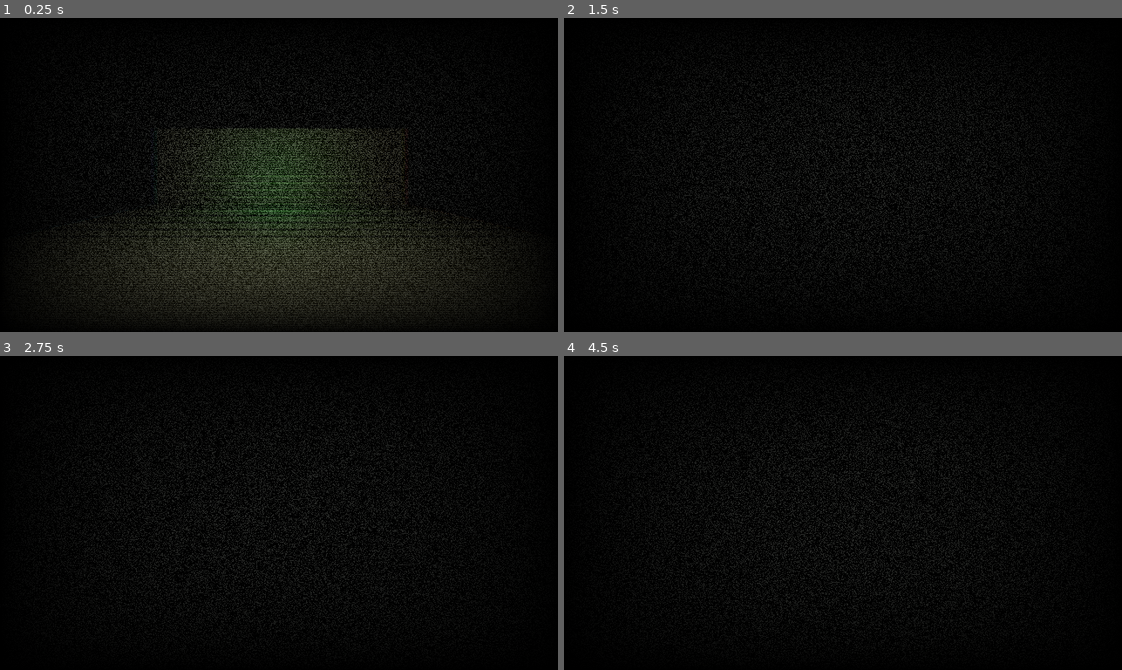
Above: before the commit, frames 1-4 (two rows, left to right).
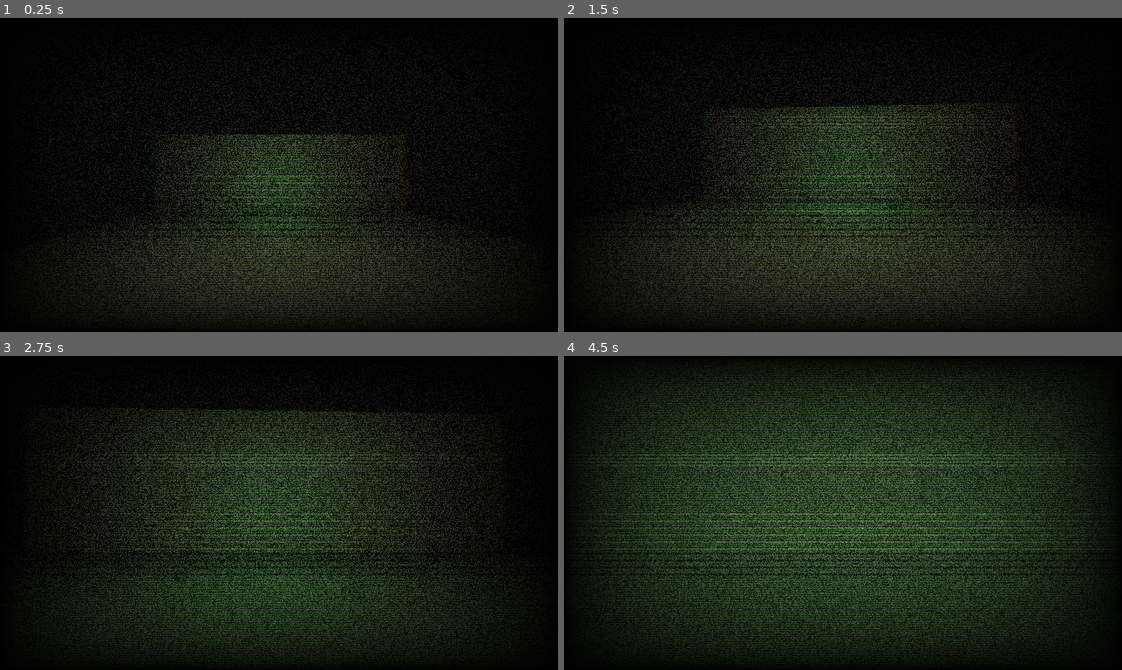
Above: after the commit, the same moments.

Repository: TVCodelab/mindlog-alpha-project
Game: Godot game, scene res://scenes/Main.tscn
Same seed, same stepped clock (60 frames per second), same inputs: the game is played once before the commit and once after it.
Inputs (mouse positions are in pixels of both pictures, inside the frame that each line leads up to):
- Up to frame 1 (0.25 s): no input
- Up to frame 2 (1.5 s): move the mouse to (870, 175) at 0.52 s; hold Tab (crouch) 0.53-1.28 s; hold W (move_forward) from 0.53 s (still down); move the mouse to (815, 175) at 1.27 s; tap E (interact) at 1.35 s
- Up to frame 3 (2.75 s): keep holding W (move_forward); move the mouse to (290, 506) at 2.02 s; hold F (uv_toggle) from 2.03 s (still down)
- Up to frame 4 (4.5 s): keep holding W (move_forward); move the mouse to (837, 519) at 2.77 s; release F (uv_toggle) at 2.78 s; tap Tab (crouch) at 2.85 s; move the mouse to (887, 516) at 3.52 s; hold E (interact) 3.53-4.28 s; move the mouse to (798, 509) at 4.27 s; tap F (uv_toggle) at 4.35 s

The runs differ from the first frame. In frame 1, 0.4% of the frame differs, in the area x 30-71%, y 35-63%; in frame 2, 24%; in frame 3, 30%; in frame 4, 55%, in the area x 3-98%, y 3-97%.

Commit message:
Add collision to floor and walls so player doesn't fall
Floor, WallBack, WallFront converted from MeshInstance3D to StaticBody3D
with matching BoxShape3D colliders. Also added invisible WallLeft/WallRight
collision walls to close the room on all four sides.

Co-Authored-By: Claude Sonnet 4.6 <noreply@anthropic.com>
Claude-Session: https://claude.ai/code/session_01MXaPB3yntZTYanUvshxEqb

Diff:
--- a/game/godot/scenes/Main.tscn
+++ b/game/godot/scenes/Main.tscn
@@ -17,8 +17,17 @@
 [sub_resource type="BoxMesh" id="BoxMesh_floor"]
 size = Vector3(12, 0.1, 14)
 
+[sub_resource type="BoxShape3D" id="BoxShape3D_floor"]
+size = Vector3(12, 0.1, 14)
+
 [sub_resource type="BoxMesh" id="BoxMesh_wall"]
 size = Vector3(12, 3.6, 0.15)
+
+[sub_resource type="BoxShape3D" id="BoxShape3D_wall"]
+size = Vector3(12, 3.6, 0.15)
+
+[sub_resource type="BoxShape3D" id="BoxShape3D_sidewall"]
+size = Vector3(0.15, 3.6, 14)
 
 [node name="Main" type="Node3D"]
 script = ExtResource("1_script")
@@ -41,17 +50,44 @@
 
 [node name="Room" type="Node3D" parent="."]
 
-[node name="Floor" type="MeshInstance3D" parent="Room"]
-mesh = SubResource("BoxMesh_floor")
+[node name="Floor" type="StaticBody3D" parent="Room"]
 position = Vector3(0, -0.05, 0)
 
-[node name="WallBack" type="MeshInstance3D" parent="Room"]
-mesh = SubResource("BoxMesh_wall")
+[node name="FloorMesh" type="MeshInstance3D" parent="Room/Floor"]
+mesh = SubResource("BoxMesh_floor")
+
+[node name="FloorCollision" type="CollisionShape3D" parent="Room/Floor"]
+shape = SubResource("BoxShape3D_floor")
+
+[node name="WallBack" type="StaticBody3D" parent="Room"]
 position = Vector3(0, 1.8, -7)
 
-[node name="WallFront" type="MeshInstance3D" parent="Room"]
+[node name="WallBackMesh" type="MeshInstance3D" parent="Room/WallBack"]
 mesh = SubResource("BoxMesh_wall")
+
+[node name="WallBackCollision" type="CollisionShape3D" parent="Room/WallBack"]
+shape = SubResource("BoxShape3D_wall")
+
+[node name="WallFront" type="StaticBody3D" parent="Room"]
 position = Vector3(0, 1.8, 7)
+
+[node name="WallFrontMesh" type="MeshInstance3D" parent="Room/WallFront"]
+mesh = SubResource("BoxMesh_wall")
+
+[node name="WallFrontCollision" type="CollisionShape3D" parent="Room/WallFront"]
+shape = SubResource("BoxShape3D_wall")
+
+[node name="WallLeft" type="StaticBody3D" parent="Room"]
+position = Vector3(-6, 1.8, 0)
+
+[node name="WallLeftCollision" type="CollisionShape3D" parent="Room/WallLeft"]
+shape = SubResource("BoxShape3D_sidewall")
+
+[node name="WallRight" type="StaticBody3D" parent="Room"]
+position = Vector3(6, 1.8, 0)
+
+[node name="WallRightCollision" type="CollisionShape3D" parent="Room/WallRight"]
+shape = SubResource("BoxShape3D_sidewall")
 
 [node name="Player" parent="." instance=ExtResource("1")]
 position = Vector3(0, 0, 2)
Not shown: 1 places in game/godot/scenes/Main.tscn that only renumber resources
